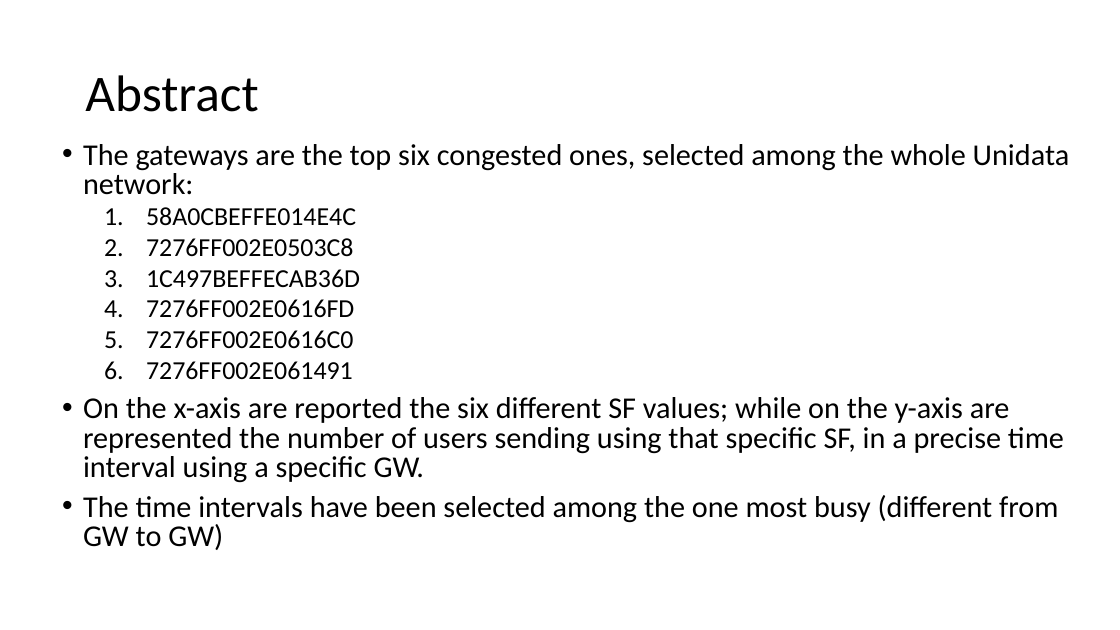
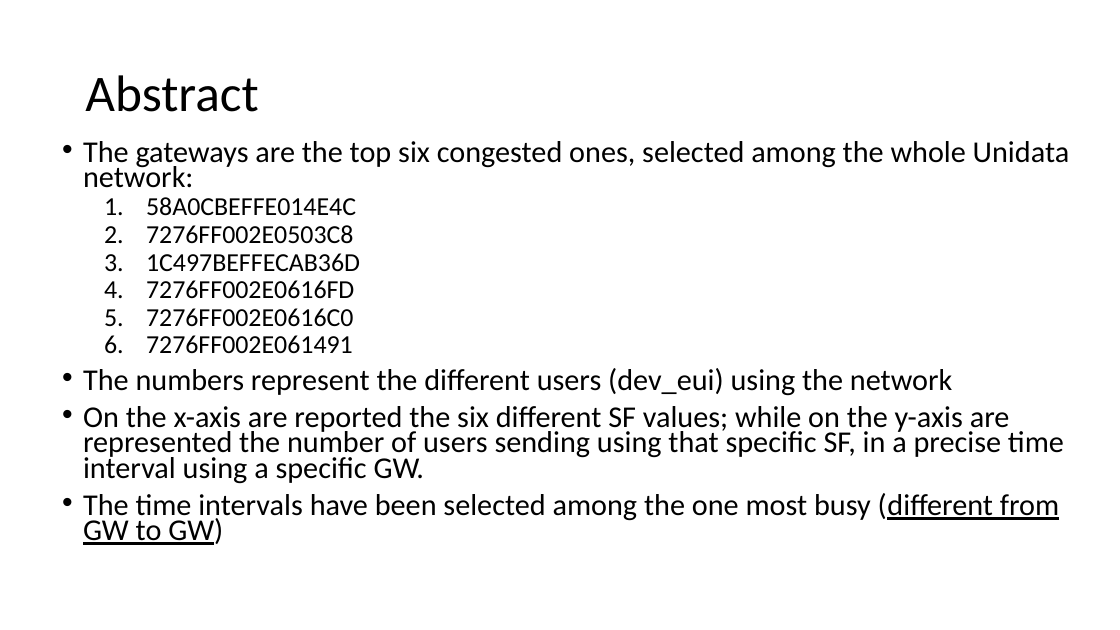
Before and after one commit to jacopomv/Unidata_analysis, a slide deck: slide 2 of OutGW2day-month-week.pptx. Drawn at 1120x630 pixels with LibreOffice and Linux fonts; fonts in the diff are those of the drawing. Boxes give left, top, right and bottom in pixels: in the first picture for what was removed or moved away, otherwise in the second. Text is boxed around its words. In the diff, an @@ line names an element or a change of style, - is before the commit and + after.

```diff
--- a/OutGW2day-month-week.pptx
+++ b/OutGW2day-month-week.pptx
@@ text at bbox=[83, 141, 1070, 545]: underline on in "(different from GW to GW)"; line spacing 0.8 to 0.7 @@
@@ text at bbox=[83, 368, 952, 396]: paragraph added @@
+• The numbers represent the different users (dev_eui) using the network
```
Also in this commit, not shown: 8 other slides changed, 43 other files.
